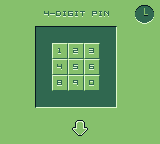
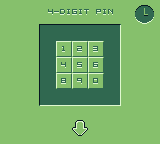
Layers edited between the first and the second 160 × 144 image:
painted on "Books #1" over [35, 9, 121, 108]
